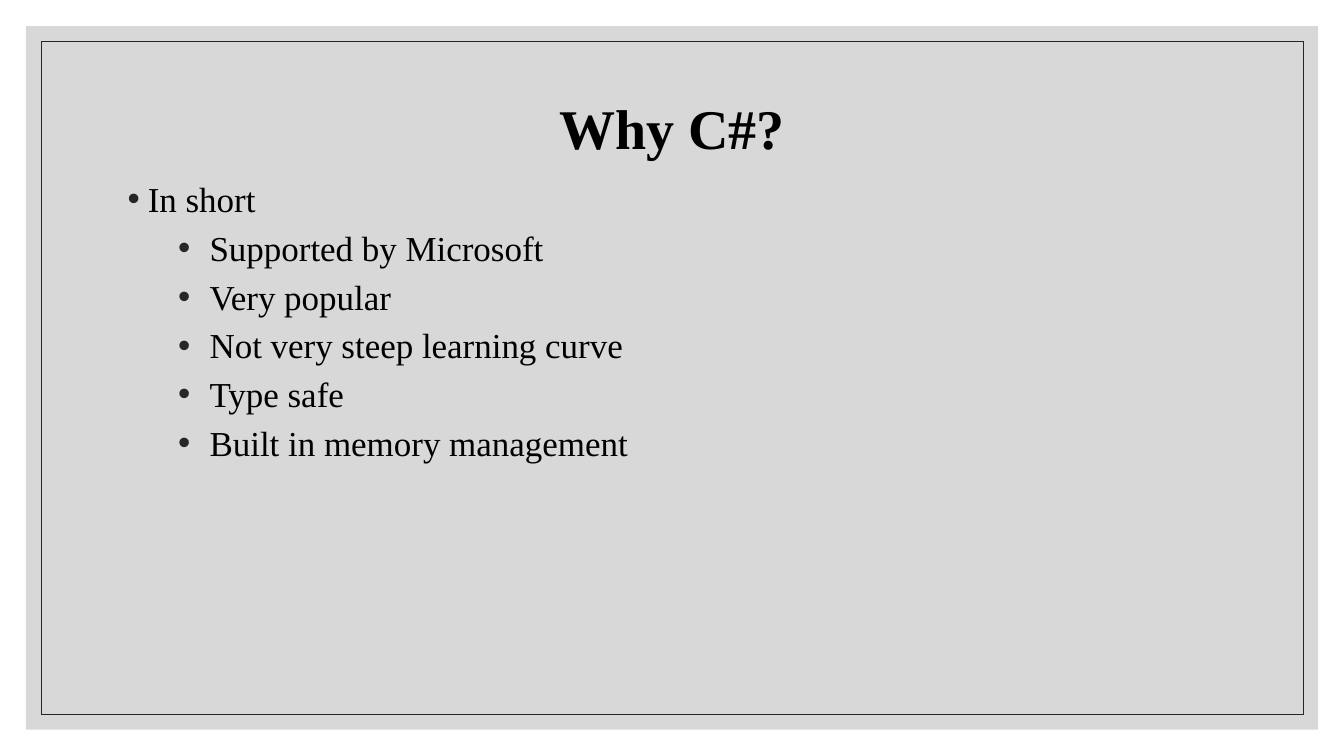
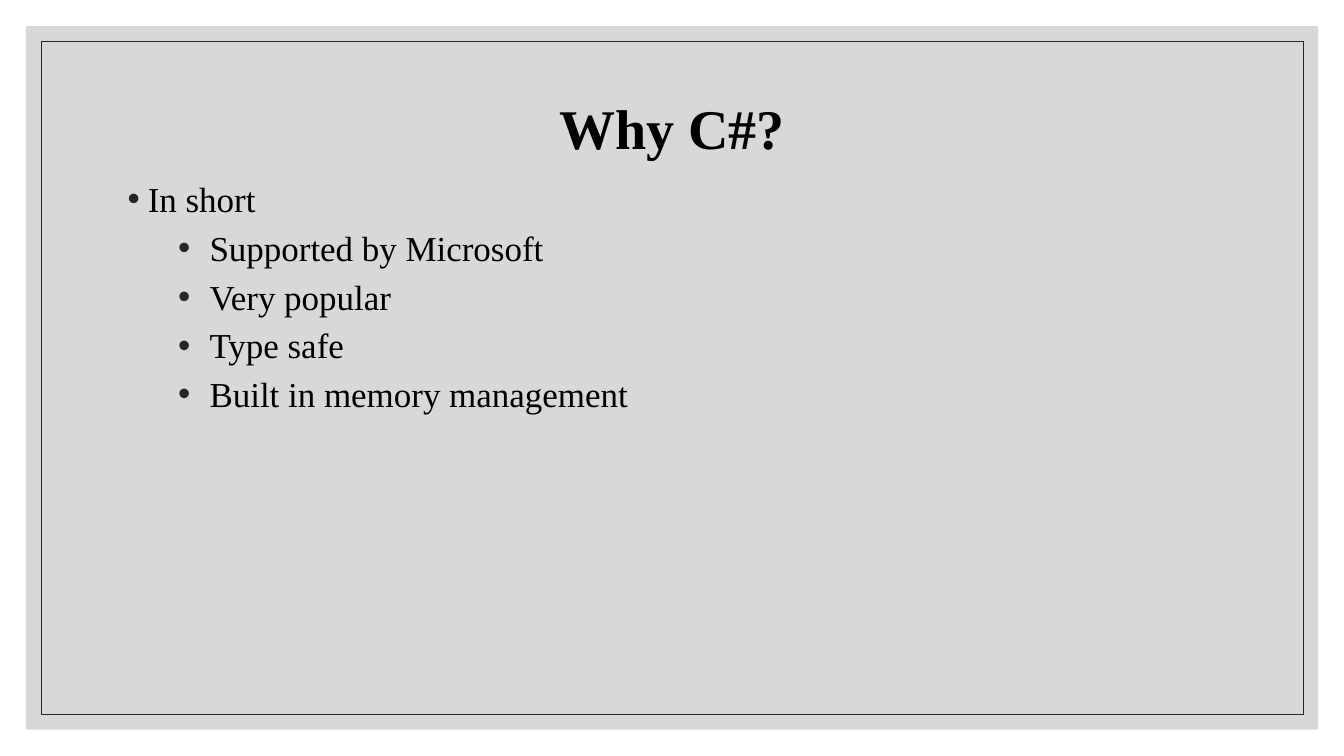
Before and after one commit to KimPhiJSCDVLP/LearnC-, a slide deck: slide 4 of src/Document/Intro to Programming with C#-Lesson1.pptx. Drawn at 1344x756 pixels with LibreOffice and Linux fonts; fonts in the diff are those of the drawing. Boxes give left, top, right and bottom in pixels: in the first picture for what was removed or moved away, otherwise in the second. Text is boxed around its words. In the diff, an @@ line names an element or a change of style, - is before the commit and + after.

```diff
--- a/src/Document/Intro to Programming with C#-Lesson1.pptx
+++ b/src/Document/Intro to Programming with C#-Lesson1.pptx
@@ text at (210, 333, 623, 366): paragraph removed @@
-  • Not very steep learning curve
```
Also in this commit, not shown: 2 other files.
